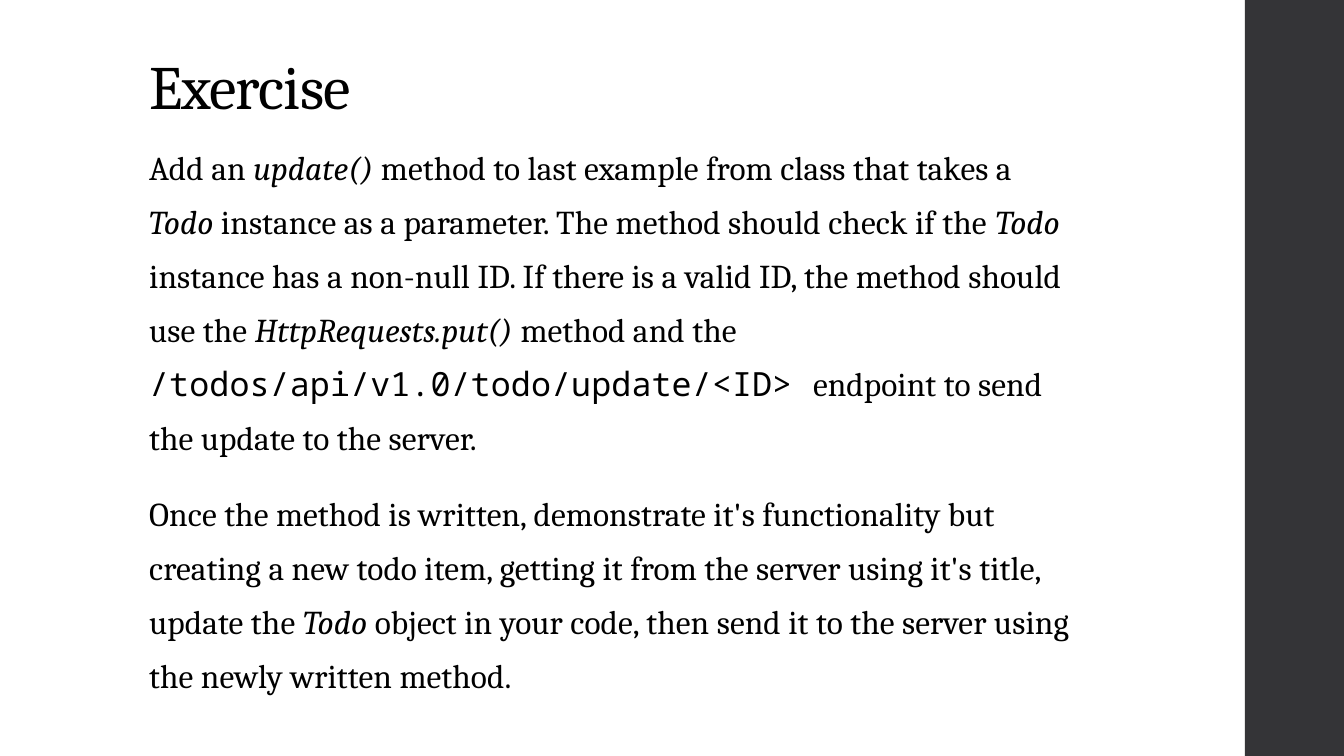
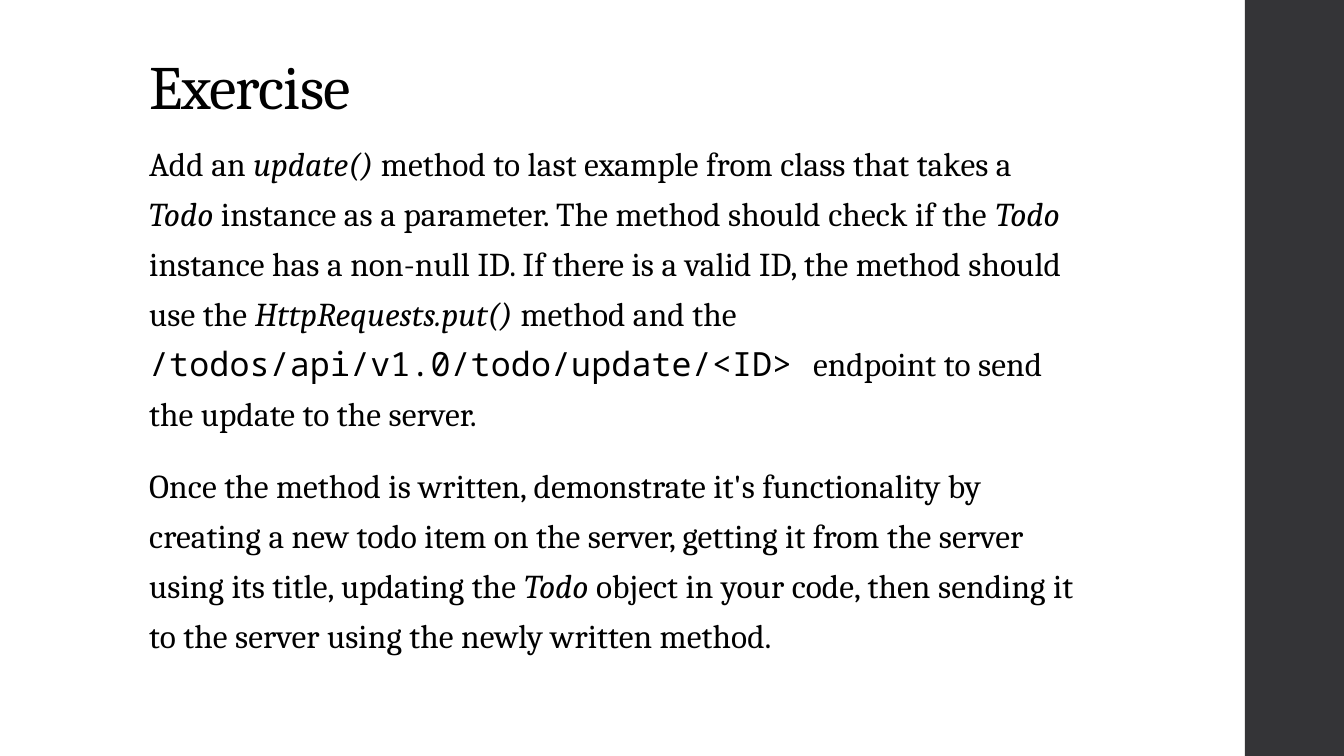
Before and after one commit to zarthur/CSCC-Fundamentals-Android-Notes, a slide deck: slide 10 of week_15/week_15.pptx. Drawn at 1344x756 pixels with LibreOffice and Linux fonts; fonts in the diff are those of the drawing. Boxes give left, top, right and bottom in pixels: in the first picture for what was removed or moved away, otherwise in the second. Text is boxed around its words. In the diff, an @@ line names an element or a change of style, - is before the commit and + after.

```diff
--- a/week_15/week_15.pptx
+++ b/week_15/week_15.pptx
@@ text at box(149, 152, 1061, 433): line spacing 1.35 to 1.25 @@
@@ text at box(149, 474, 1073, 656): text changed @@
-Once the method is written, demonstrate it's functionality but creating a new todo item, getting it from the server using it's title, update the Todo object in your code, then send it to the server using the newly written method.
+Once the method is written, demonstrate it's functionality by creating a new todo item on the server, getting it from the server using its title, updating the Todo object in your code, then sending it to the server using the newly written method.
```
Also in this commit, not shown: 1 other file.
